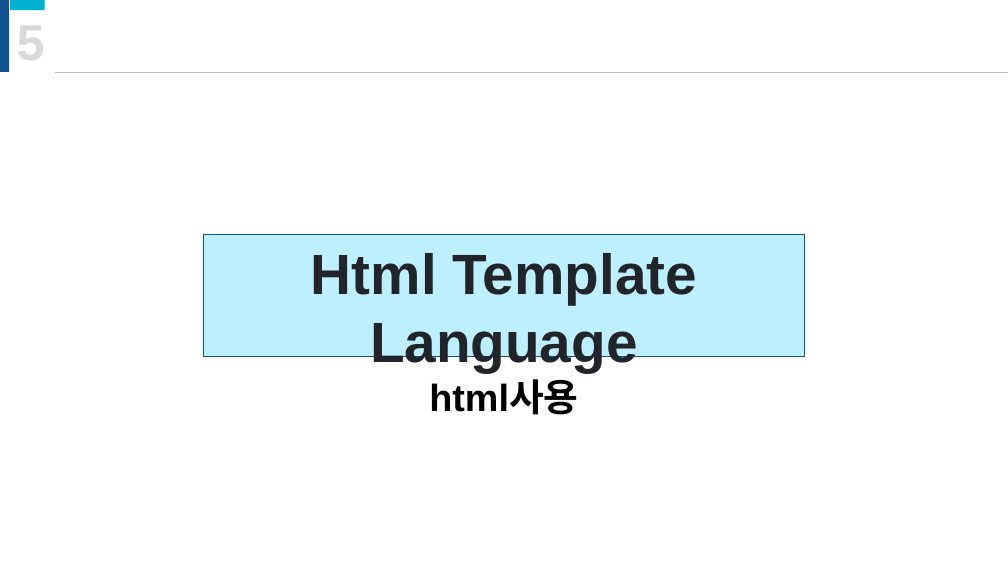
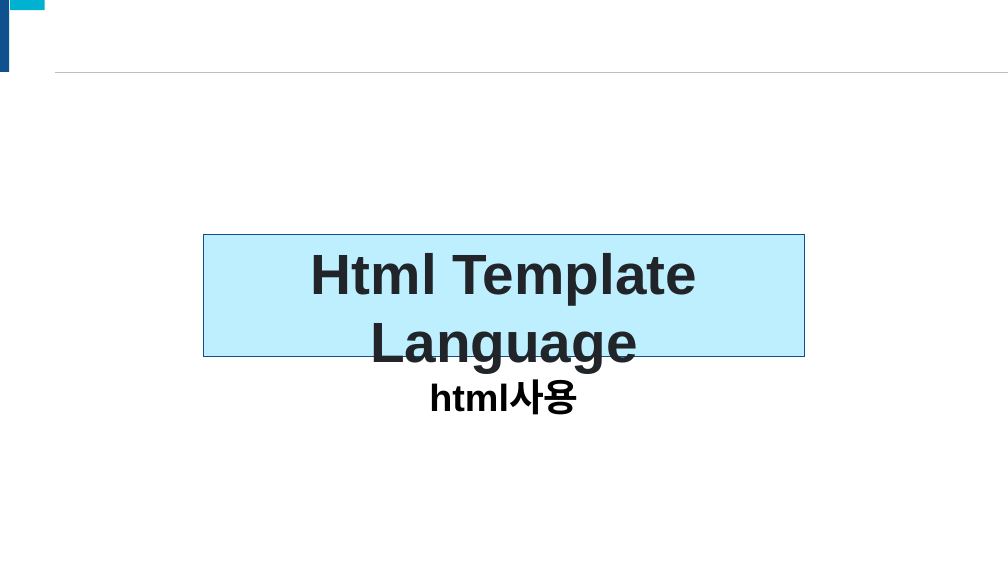
Before and after one commit to onulee/fastApi, a slide deck: slide 56 of fastApi강의.pptx (slide 55 before the commit). Drawn at 1008x567 pixels with LibreOffice and Linux fonts; fonts in the diff are those of the drawing. Boxes give left, top, right and bottom in pixels: in the first picture for what was removed or moved away, otherwise in the second. Text is boxed around its words. In the diff, an @@ line names an element or a change of style, - is before the commit and + after.

```diff
--- a/fastApi강의.pptx
+++ b/fastApi강의.pptx
@@ text removed at <box>17,15,45,71</box> @@
-5
```
Also in this commit, not shown: 31 other slides changed, 4 slides added, 25 slides removed, 7 other files.
